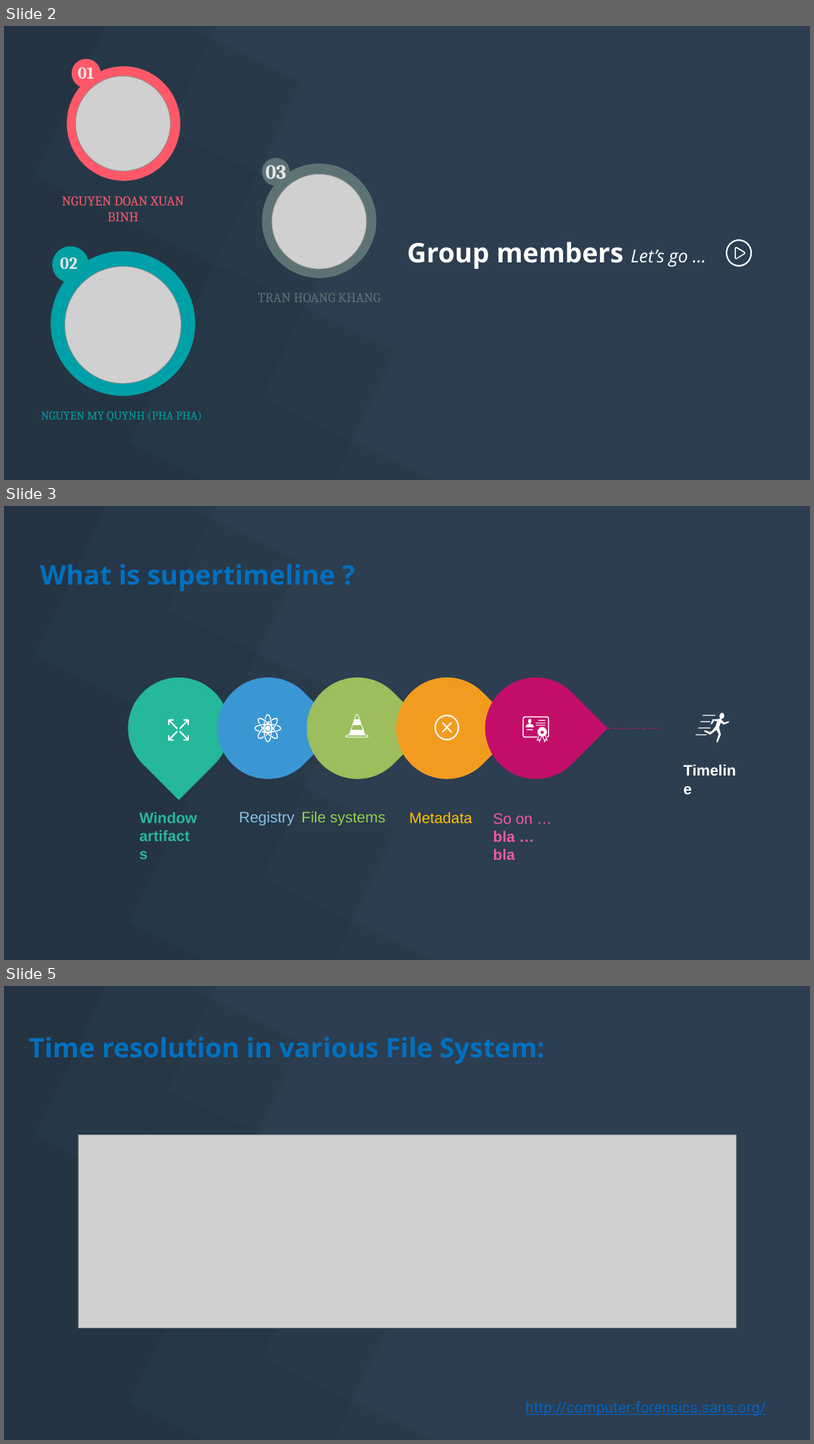
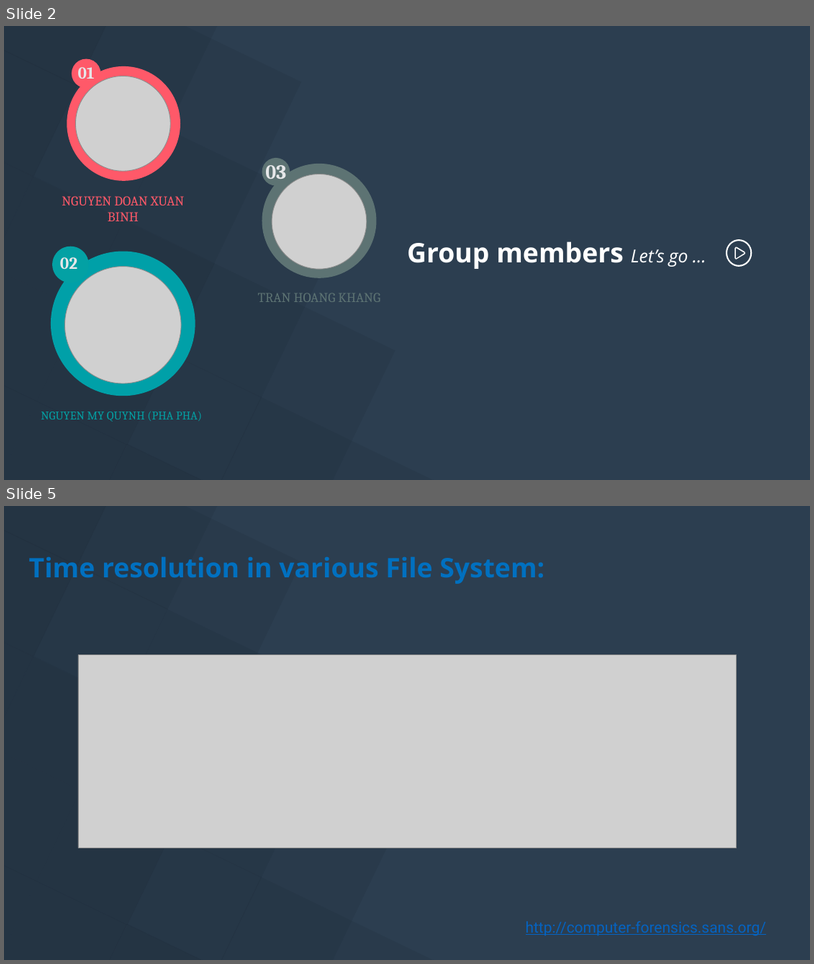
Before and after one commit to khangtictoc/NT334.M21.ANTN-Digital-Forensic, a slide deck: Seminar/Report/Final_Report.pptx. Shown one above the other, each under a label of ours: slides 2, 3 and 5 before the commit, slides 2 and 5 after it; the slides between them are not shown. The pictures are 814x1444 and 814x964 pixels, drawn with LibreOffice and Linux fonts; fonts in the diff are those of the drawing; grey boxes stand for pictures. Boxes give left, top, right and bottom in pixels: in the first picture for what was removed or moved away, otherwise in the second. Text is boxed around its words. In the diff, an @@ line names an element or a change of style, - is before the commit and + after.

```diff
--- a/Seminar/Report/Final_Report.pptx
+++ b/Seminar/Report/Final_Report.pptx
@@ slide 3 removed at [4,506,810,960], background #2C3E50; not listed: 18 template elements that a slide beside it also shows @@
@@ text removed at [40,564,335,591] @@
-What is supertimeline ?
@@ freeform shape removed at [435,715,460,740] @@
@@ group removed at [107,656,785,800]: 6 teardrops, 5 freeform shapes, 1 line @@
@@ text removed at [678,758,748,782] @@
-Timeline
@@ text removed at [139,812,197,823] @@
-Window
-artifacts
@@ text removed at [239,811,295,825] @@
-Registry
@@ text removed at [301,811,386,825] @@
-File systems
@@ text removed at [409,811,472,823] @@
-Metadata
@@ text removed at [494,813,532,860] @@
-So on …
-bla … bla
```
Also in this commit, not shown: 3 slides changed, 4 slides added, 15 other files.
